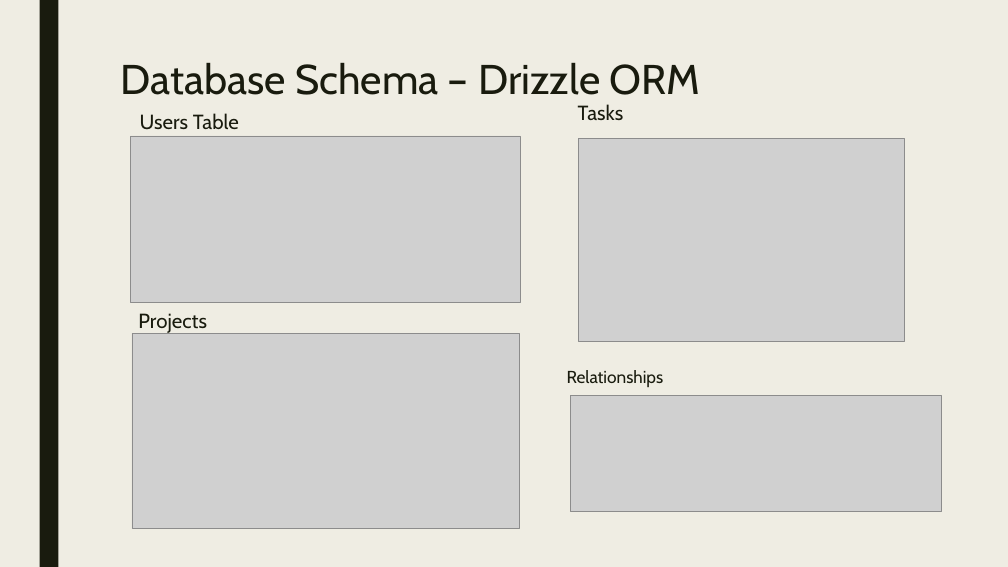
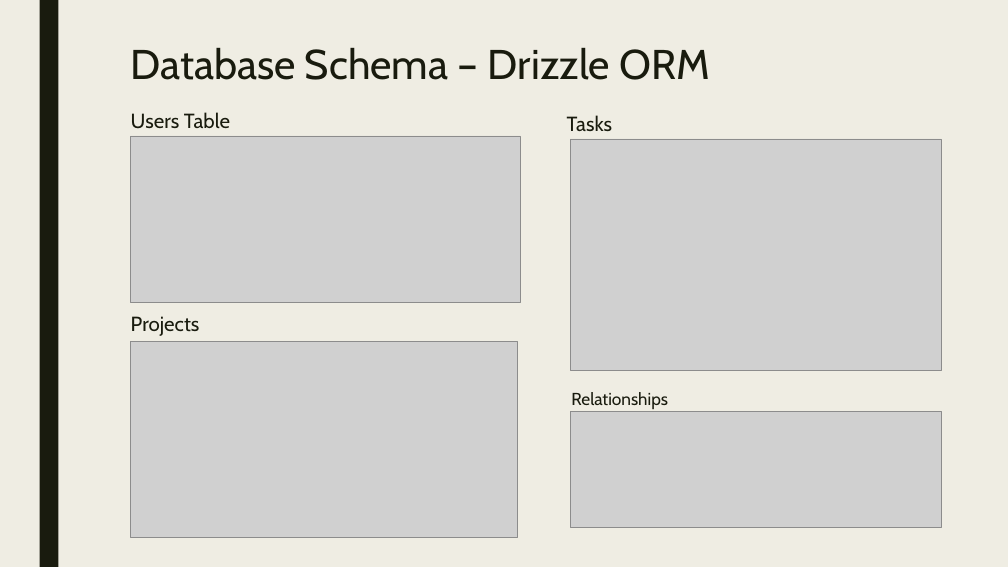
Before and after one commit to nimatshering/capstone-project, a slide deck: slide 8 of Presentation.pptx. Drawn at 1008x567 pixels with LibreOffice and Linux fonts; fonts in the diff are those of the drawing; grey boxes stand for pictures. Boxes give left, top, right and bottom in pixels: in the first picture for what was removed or moved away, otherwise in the second. Text is boxed around its words. In the diff, an @@ line names an element or a change of style, - is before the commit and + after.

```diff
--- a/Presentation.pptx
+++ b/Presentation.pptx
@@ title "Database Schema – Drizzle ORM": place and size @@
-title "Database Schema – Drizzle ORM" at <box>121,63,701,95</box>
+title "Database Schema – Drizzle ORM" at <box>131,48,710,80</box>
@@ text "Users Table": place and size @@
-text "Users Table" at <box>140,113,239,130</box>
+text "Users Table" at <box>131,112,230,129</box>
@@ text "Tasks": place and size @@
-text "Tasks" at <box>578,104,624,120</box>
+text "Tasks" at <box>567,115,613,131</box>
@@ picture: place and size @@
-picture at <box>579,139,905,342</box>
+picture at <box>570,139,941,371</box>
@@ text "Projects": place and size @@
-text "Projects" at <box>138,313,207,334</box>
+text "Projects" at <box>131,316,200,336</box>
@@ picture: place and size @@
-picture at <box>132,333,520,529</box>
+picture at <box>131,342,518,538</box>
@@ text "Relationships": place and size @@
-text "Relationships" at <box>567,370,664,387</box>
+text "Relationships" at <box>571,392,668,409</box>
@@ picture: place and size @@
-picture at <box>570,395,941,511</box>
+picture at <box>570,411,941,527</box>
```
Also in this commit, not shown: 1 other slide changed, 4 other files.
